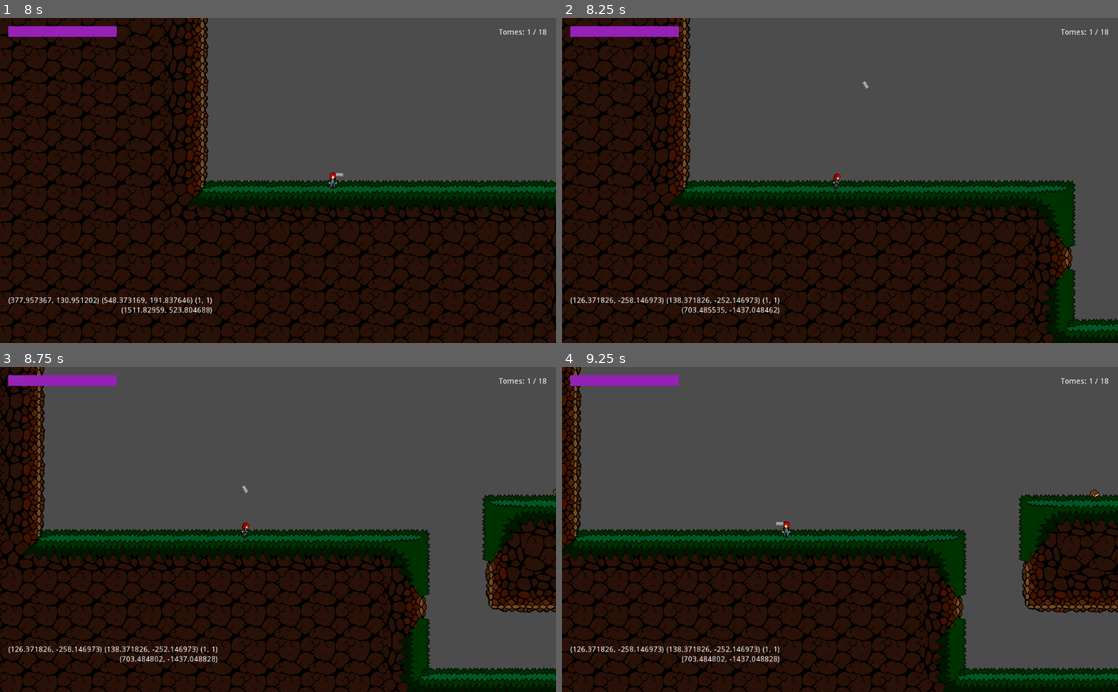
Above: before the commit, frames 1-4 (two rows, left to right).
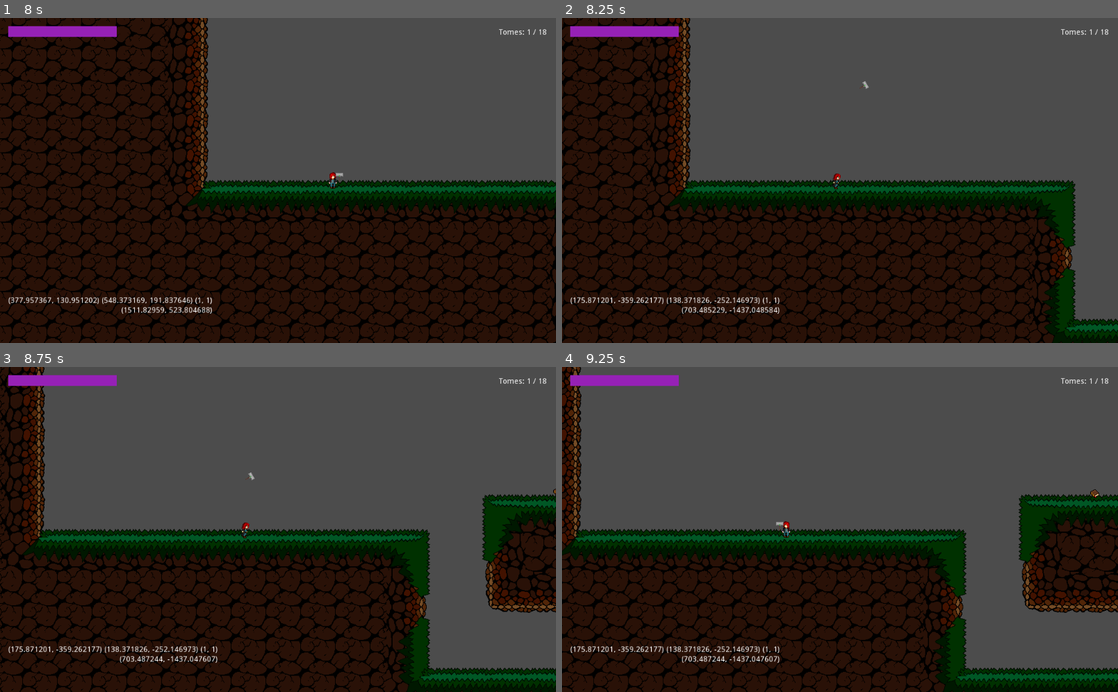
Above: after the commit, the same moments.

Repository: Jantho1990/Hammertime-Prototype
Game: Godot game, scene res://screens/GameScreen.tscn
The game is run twice, just before and just after one commit, with the same random seed, the same clock (stepped at 60 frames per second) and the same inputs.
Inputs (mouse positions are in pixels of both pictures, inside the frame that each line leads up to):
- Up to frame 1 (8 s): tap Enter (ui_accept) at 0.5, 0.77, 3.77, 6.77 s; move the mouse to (400, 164) at 0.52 s; hold D (ui_right) 0.53-1.25 s; click (400, 164) at 0.6 s; drag from (166, 196) to (33, 31) at 1.27 s; move the mouse to (333, 109) at 2.02 s; hold A (ui_left) 2.03-2.75 s; tap Q (delete_construct) at 2.1, 6.6 s; drag from (250, 245) to (66, 34) at 2.77 s; move the mouse to (444, 229) at 3.52 s; hold D (ui_right) 3.53-4.25 s; right-click (444, 229) at 3.6 s; drag from (111, 131) to (105, 31) at 4.27 s; move the mouse to (305, 180) at 5.02 s; hold D (ui_right) 5.03-5.75 s; click (305, 180) at 5.1 s; drag from (194, 99) to (22, 135) at 5.77 s; move the mouse to (400, 164) at 6.52 s; hold A (ui_left) 6.53-7.25 s; drag from (166, 196) to (155, 34) at 7.27 s
- Up to frame 2 (8.25 s): move the mouse to (895, 109) at 8.02 s; hold D (ui_right) from 8.03 s (still down); right-click (895, 109) at 8.1 s
- Up to frame 3 (8.75 s): keep holding D (ui_right)
- Up to frame 4 (9.25 s): release D (ui_right) at 8.75 s; drag from (812, 594) to (1067, 519) at 8.77 s

Frame 1 is identical in both runs. In frame 2, 0.1% of the frame differs, in the area x 2-39%, y 85-91%; in frame 3, 0.2%, in the area x 2-46%, y 32-91%; in frame 4, 0.2%.

Commit message:
fixed hammer throw calculations to be accurate

Diff:
--- a/entities/weapon/HammerWeapon.gd
+++ b/entities/weapon/HammerWeapon.gd
@@ -100,7 +100,7 @@
   thrown_dir = dir# * Vector2(-1, 1) # correct the x direction since dir is inverted
   throw_target_position.rotated(throw_target_position.angle() - throw_target_position.angle())
   # throw_target_position = (global_position + (Vector2(throw_range, 0) * thrown_dir)).rotated(global_position.angle_to_point(cursor_position))
-  var tvec = (position + cursor_position).clamped(throw_range)# * thrown_dir
+  var tvec = (position + cursor_position).normalized() * throw_range # * thrown_dir
   throw_target_position = global_position + tvec
   GlobalSignal.dispatch('debug_label', { 'text': String(tvec) + ' ' + String(cursor_position) + ' ' + String(thrown_dir) })
   GlobalSignal.dispatch('hammer_thrown', { 'hammer': self })
